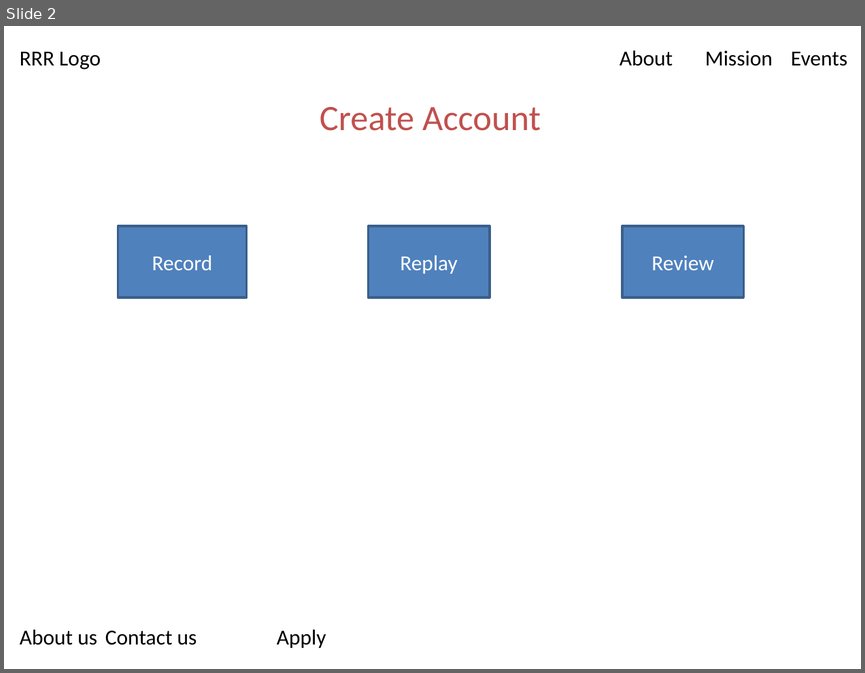
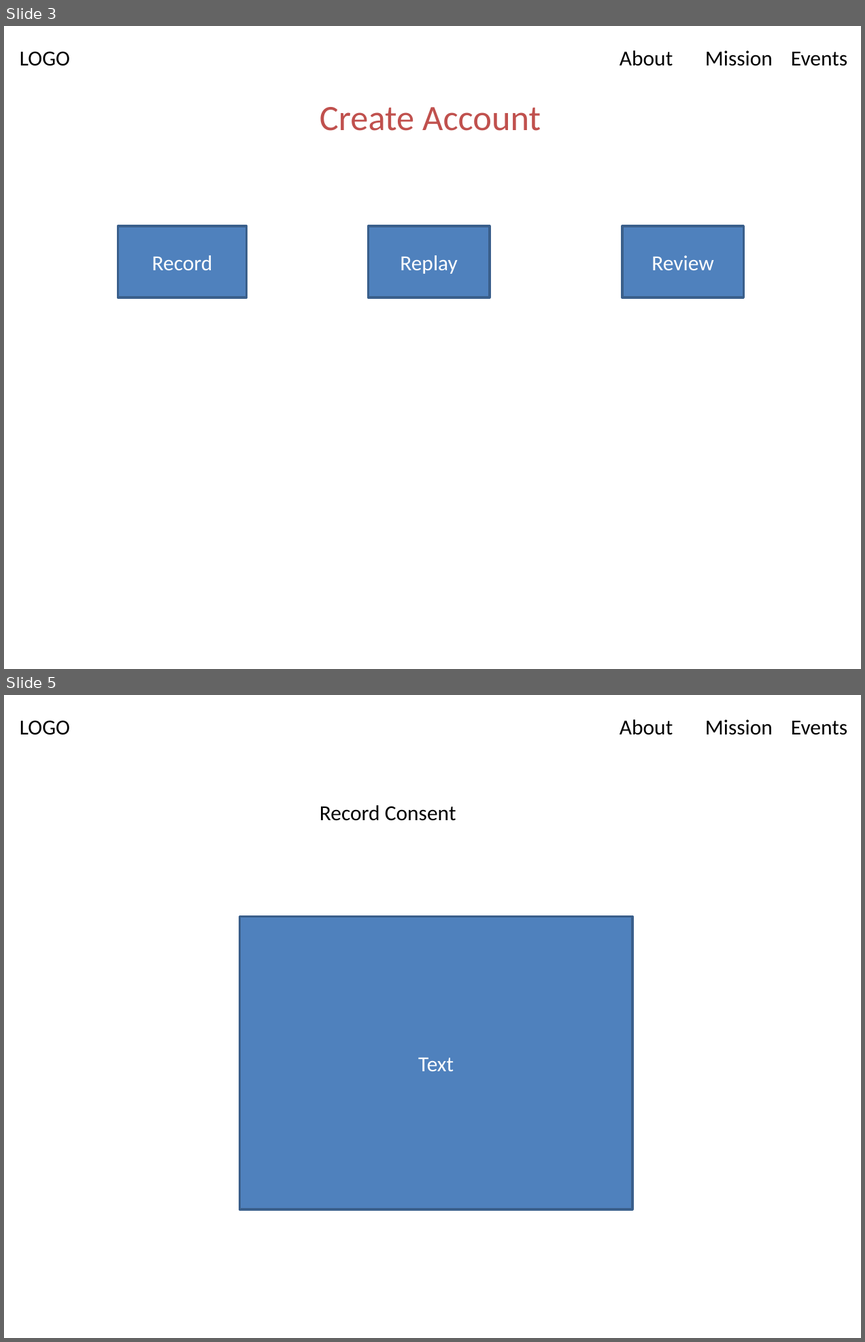
Before and after one commit to mdreid/RRR, a slide deck: Frontend design.pptx. Shown one above the other, each under a label of ours: slide 2 before the commit, slides 3 and 5 after it; the slides between them are not shown. The pictures are 865x673 and 865x1342 pixels, drawn with LibreOffice and Linux fonts; fonts in the diff are those of the drawing. Boxes give left, top, right and bottom in pixels: in the first picture for what was removed or moved away, otherwise in the second. Text is boxed around its words. In the diff, an @@ line names an element or a change of style, - is before the commit and + after.

```diff
--- a/Frontend design.pptx
+++ b/Frontend design.pptx
@@ slide 5 added at [4,695,861,1338], background #FFFFFF; not listed: 1 template element that a slide beside it also shows @@
@@ text added at [320,805,456,821], 18 pt, text #000000 @@
+Record Consent
@@ rectangle added at [239,916,632,1209], fill #4F81BD, outline #3A5F8C 2 pt, 18 pt, text #FFFFFF @@
+Text
@@ what was slide 2 is now slide 3 @@
@@ slide 3 changed as well @@
@@ text at [20,50,847,66]: text changed @@
-RRR Logo About Mission Events
+LOGO About Mission Events
@@ text removed at [20,629,326,648] @@
-About us Contact us Apply
```
Also in this commit, not shown: 4 other slides changed, 3 other slides added, 1 slide removed, 4 other files.
